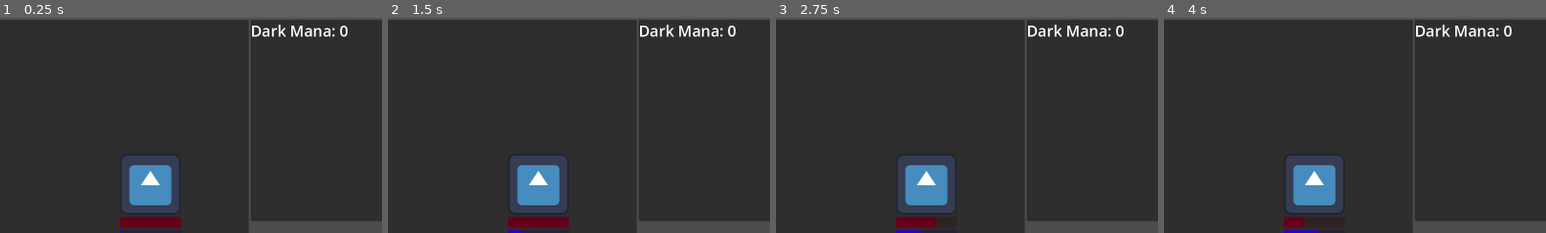
Above: before the commit, frames 1-4 (left to right).
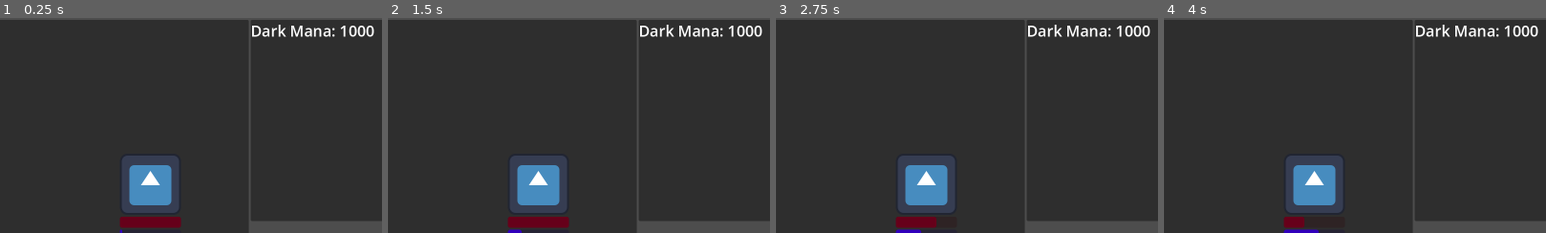
Above: after the commit, the same moments.

Repository: KeremArdaK/idling_to_cultivate
Game: Godot game, scene res://Scenes/master_scene.tscn
The game is run twice, just before and just after one commit, with the same random seed, the same clock (stepped at 60 frames per second) and the same inputs. The project has no main scene, so this scene is started directly. The engine's default icon, where the game draws it, is replaced by a stand-in: a white triangle on a blue panel in a dark square.
Inputs:
- Up to frame 1 (0.25 s): no input
- Up to frame 2 (1.5 s): click "STORY" at 0.5 s; click "STORY" at 1.25 s
- Up to frame 3 (2.75 s): click "BATTLE" at 2 s
- Up to frame 4 (4 s): click "GACHA" at 2.75 s; click "INVENTORY" at 3.5 s
The pictures show only the part of the screen within x 27-77%, y 6-56%; the shares and areas given below are measured in that part.

The runs differ from the first frame. In frame 1, 0.3% of the frame differs, in the area x 89-98%, y 3-9%; in frame 2, 0.3%; in frame 3, 0.3%; in frame 4, 0.3%.

Commit message:
Added Globals.gd

Diff:
--- a/Scenes/battlescene.gd
+++ b/Scenes/battlescene.gd
@@ -15,8 +15,6 @@
 var is_combat_paused : bool = false
 var atb_max: float = 100.0
 
-var total_dark_mana: int = 0
-var current_floor: int = 1
 var enemies_defeated: int = 0
 const ENEMIES_PER_FLOOR: int = 10
 var shake_strength : float = 0.0
@@ -42,9 +40,9 @@
 	spawn_new_enemy()
 
 func spawn_new_enemy() -> void:
-	enemy_entity.max_hp = 50 + (current_floor * 10.0)
+	enemy_entity.max_hp = 50 + (Globals.current_floor * 10.0)
 	enemy_entity.current_hp = enemy_entity.max_hp
-	enemy_entity.speed = 15.0 + (current_floor * 2)
+	enemy_entity.speed = 15.0 + (Globals.current_floor * 2)
 	enemy_entity.hp_bar.max_value = enemy_entity.max_hp
 	enemy_entity.hp_bar.value = enemy_entity.current_hp
 	enemy_entity.character_texture.flip_h = true
@@ -88,7 +86,7 @@
 	if defender.current_hp <= 0:
 		if defender == player_entity:
 			print("ÖLDÜN!")
-			current_floor = 1
+			Globals.current_floor = 1
 			enemies_defeated = 0
 			player_entity.current_hp = player_entity.max_hp
 			player_entity.hp_bar.value = player_entity.max_hp
@@ -97,13 +95,13 @@
 			print("DÜŞMAN ÖLDÜ!")
 			enemies_defeated += 1
 			var earned_mana = enemies_defeated + 1
-			total_dark_mana += earned_mana
-			print("Toplam Kara Mana:", total_dark_mana, "| Kazanılan Mana:", earned_mana)
+			Globals.total_dark_mana += earned_mana
+			print("Toplam Kara Mana:", Globals.total_dark_mana, "| Kazanılan Mana:", earned_mana)
 
 			if enemies_defeated > ENEMIES_PER_FLOOR:
-				current_floor += 1
+				Globals.current_floor += 1
 				enemies_defeated = 0
-				print("KATA HÜKMETTİN. Yeni Kat: ", current_floor)
+				print("KATA HÜKMETTİN. Yeni Kat: ", Globals.current_floor)
 
 			spawn_new_enemy()
 
@@ -114,6 +112,6 @@
 	is_combat_paused = false
 
 func update_ui() -> void:
-	label_dark_mana.text = "Dark Mana: " + str(total_dark_mana)
+	label_dark_mana.text = "Dark Mana: " + str(Globals.total_dark_mana)
 	label_enemy_count.text = "Enemy: " + str(enemies_defeated + 1) + "/" + str(ENEMIES_PER_FLOOR)
-	label_floor.text = "Floor: " + str(current_floor)
+	label_floor.text = "Floor: " + str(Globals.current_floor)
--- a/Scenes/master_scene.tscn
+++ b/Scenes/master_scene.tscn
@@ -1,6 +1,12 @@
 [gd_scene format=3 uid="uid://bjs2lhi1xm34d"]
 
 [ext_resource type="PackedScene" uid="uid://bt1sw4td63udd" path="res://Scenes/battlescene.tscn" id="1_hytem"]
+
+[sub_resource type="Gradient" id="Gradient_hytem"]
+colors = PackedColorArray(0.1764706, 0, 0, 1, 0.1418224, 0.103072874, 0.2530087, 1)
+
+[sub_resource type="GradientTexture2D" id="GradientTexture2D_gv00e"]
+gradient = SubResource("Gradient_hytem")
 
 [node name="MasterScene" type="Control" unique_id=987181421]
 layout_mode = 3
@@ -79,6 +85,81 @@
 layout_mode = 2
 
 [node name="GachaScene" type="Control" parent="MainVBox/MarginContainer" unique_id=1230620265]
+visible = false
 layout_mode = 2
 
+[node name="TextureRect" type="TextureRect" parent="MainVBox/MarginContainer/GachaScene" unique_id=1597007662]
+layout_mode = 1
+anchors_preset = 15
+anchor_right = 1.0
+anchor_bottom = 1.0
+grow_horizontal = 2
+grow_vertical = 2
+texture = SubResource("GradientTexture2D_gv00e")
+
+[node name="VBoxContainer" type="VBoxContainer" parent="MainVBox/MarginContainer/GachaScene" unique_id=1688858355]
+layout_mode = 1
+anchors_preset = 15
+anchor_right = 1.0
+anchor_bottom = 1.0
+grow_horizontal = 2
+grow_vertical = 2
+
+[node name="TitleLabel" type="Label" parent="MainVBox/MarginContainer/GachaScene/VBoxContainer" unique_id=185965243]
+layout_mode = 2
+size_flags_vertical = 3
+size_flags_stretch_ratio = 0.25
+theme_override_font_sizes/font_size = 32
+text = "KARA SUNAĞA HOŞ GELDİN"
+horizontal_alignment = 1
+vertical_alignment = 1
+
+[node name="ManaLabel" type="Label" parent="MainVBox/MarginContainer/GachaScene/VBoxContainer" unique_id=1840530742]
+layout_mode = 2
+size_flags_vertical = 6
+size_flags_stretch_ratio = 0.5
+theme_override_font_sizes/font_size = 28
+text = "SAHİP OLDUĞUN MANA: 0"
+horizontal_alignment = 1
+vertical_alignment = 1
+
+[node name="Btn_Roll" type="Button" parent="MainVBox/MarginContainer/GachaScene/VBoxContainer" unique_id=272196557]
+layout_mode = 2
+size_flags_horizontal = 4
+size_flags_vertical = 6
+size_flags_stretch_ratio = 0.95
+theme_override_font_sizes/font_size = 32
+text = "BİR SKİLL ÇEVİRMEK İÇİN TIKLA"
+
+[node name="ResultPanel" type="PanelContainer" parent="MainVBox/MarginContainer/GachaScene/VBoxContainer" unique_id=501636576]
+layout_mode = 2
+size_flags_vertical = 3
+
+[node name="VBoxContainer" type="VBoxContainer" parent="MainVBox/MarginContainer/GachaScene/VBoxContainer/ResultPanel" unique_id=528629760]
+layout_mode = 2
+
+[node name="ResultName" type="Label" parent="MainVBox/MarginContainer/GachaScene/VBoxContainer/ResultPanel/VBoxContainer" unique_id=1660784129]
+layout_mode = 2
+size_flags_vertical = 6
+theme_override_font_sizes/font_size = 28
+text = "Yetenek Adı"
+horizontal_alignment = 1
+uppercase = true
+
+[node name="ResultRarity" type="Label" parent="MainVBox/MarginContainer/GachaScene/VBoxContainer/ResultPanel/VBoxContainer" unique_id=1294535035]
+layout_mode = 2
+size_flags_vertical = 6
+theme_override_font_sizes/font_size = 28
+text = "YetenekNadirliği"
+horizontal_alignment = 1
+uppercase = true
+
+[node name="ResultDesc" type="Label" parent="MainVBox/MarginContainer/GachaScene/VBoxContainer/ResultPanel/VBoxContainer" unique_id=2115566392]
+layout_mode = 2
+size_flags_vertical = 6
+theme_override_font_sizes/font_size = 28
+text = "Yeteneğin İşlevi"
+horizontal_alignment = 1
+uppercase = true
+
 [editable path="MainVBox/MarginContainer/BattleScene"]
--- a/Skills/Epic Skills/element_manipulation.tres
+++ b/Skills/Epic Skills/element_manipulation.tres
@@ -4,4 +4,10 @@
 
 [resource]
 script = ExtResource("1_3xm7l")
+skill_name = "Element Manipulation"
+description = "This skill enhances your inner strength, outer strength and toughness by 1.5."
+rarity = 2
+inner_strength_mult = 1.5
+outer_strength_mult = 1.5
+toughness_mult = 1.5
 metadata/_custom_type_script = "uid://bfcnay3odbjv6"
--- a/Skills/Legendary Skills/ruler_of_the_world.tres
+++ b/Skills/Legendary Skills/ruler_of_the_world.tres
@@ -4,4 +4,13 @@
 
 [resource]
 script = ExtResource("1_klxhw")
+skill_name = "Ruler of The World"
+description = "You rule the world now.
+
+This skill enhances your all four stats by 5."
+rarity = 3
+inner_strength_mult = 5.0
+outer_strength_mult = 5.0
+toughness_mult = 5.0
+dark_mana_gain_mult = 5.0
 metadata/_custom_type_script = "uid://bfcnay3odbjv6"
--- a/Skills/Rare Skills/dark_mind.tres
+++ b/Skills/Rare Skills/dark_mind.tres
@@ -5,5 +5,8 @@
 [resource]
 script = ExtResource("1_0543t")
 skill_name = "Dark Mind"
-description = "This skill enhances your dark mana gain by 1.20 and  "
+description = "This skill enhances your dark mana gain by 1.2 and  inner strength by 1.5"
+rarity = 1
+inner_strength_mult = 1.5
+dark_mana_gain_mult = 1.2
 metadata/_custom_type_script = "uid://bfcnay3odbjv6"
--- /dev/null
+++ b/globals.gd
@@ -0,0 +1,4 @@
+extends Node
+
+var total_dark_mana: int = 1000
+var current_floor: int = 1
--- a/project.godot
+++ b/project.godot
@@ -13,6 +13,10 @@
 config/name="IdlingToCultivate"
 config/features=PackedStringArray("4.6", "GL Compatibility")
 config/icon="res://icon.svg"
+
+[autoload]
+
+Globals="*uid://cs2mrpqgbwoo6"
 
 [display]
 
Not shown, added: globals.gd.uid
